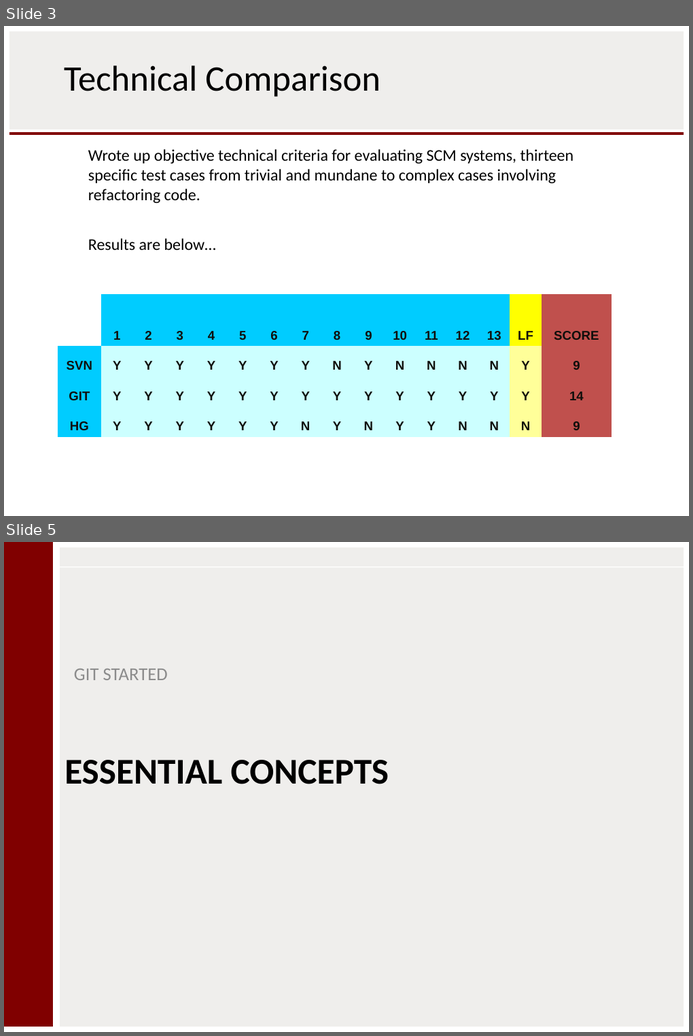
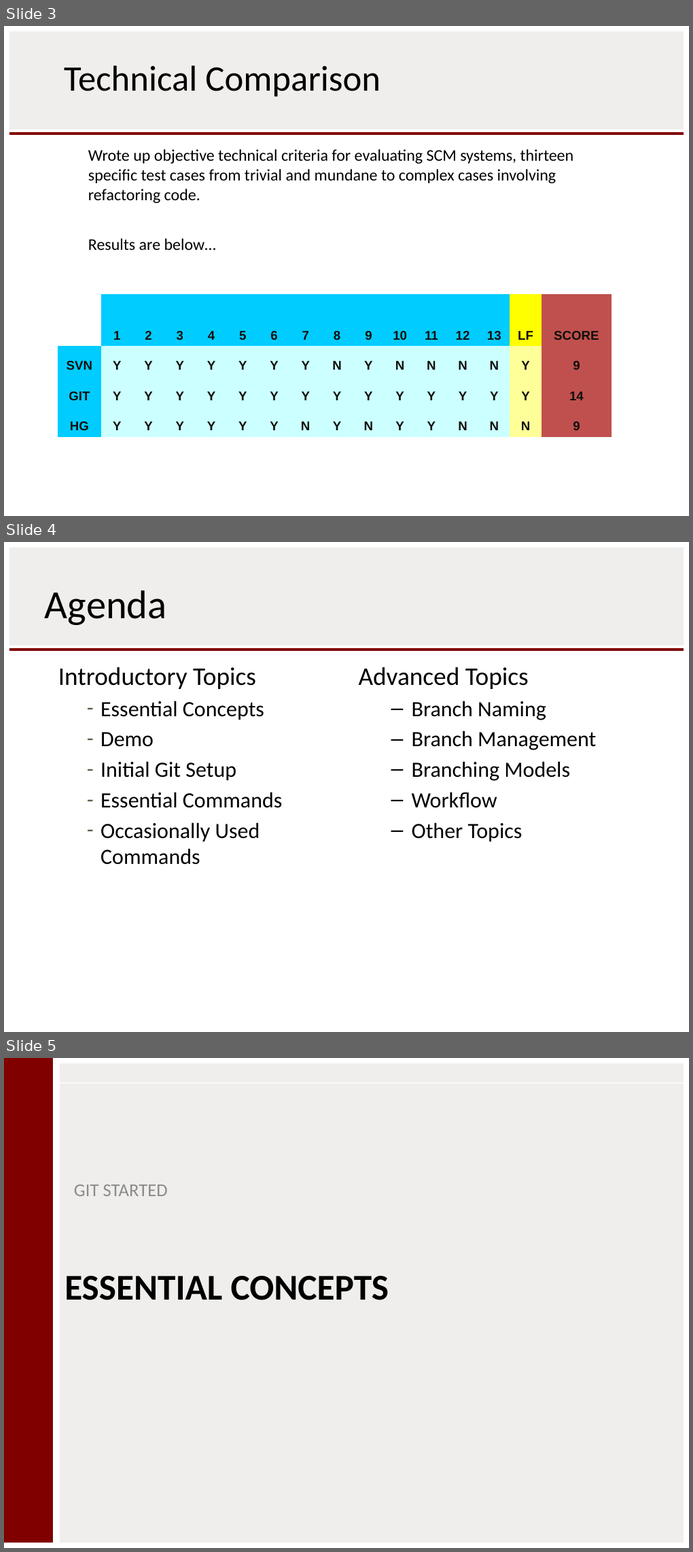
Before and after one commit to rbuck/git-started, a slide deck: docs/training/presentation/gitintro.pptx. Shown one above the other, each under a label of ours: slides 3 and 5 before the commit, slides 3, 4 and 5 after it; the slides between them are not shown. The pictures are 693x1036 and 693x1552 pixels, drawn with LibreOffice and Linux fonts; fonts in the diff are those of the drawing. Boxes give left, top, right and bottom in pixels: in the first picture for what was removed or moved away, otherwise in the second. Text is boxed around its words. In the diff, an @@ line names an element or a change of style, - is before the commit and + after.

Commit message:
Restructure presentation and format example commands.

```diff
--- a/docs/training/presentation/gitintro.pptx
+++ b/docs/training/presentation/gitintro.pptx
@@ slide 4 added at (x1=4, y1=542, x2=689, y2=1032), background #FFFFFF; not listed: 2 template elements that a slide beside it also shows @@
@@ title added at (x1=45, y1=590, x2=167, y2=625), 44 pt, text #000000 @@
+Agenda
@@ text added at (x1=58, y1=667, x2=282, y2=864), 24 pt, text #000000 @@
+  Introductory Topics
+    – Essential Concepts
+    – Demo
+    – Initial Git Setup
+    – Essential Commands
+    – Occasionally Used Commands
@@ text added at (x1=359, y1=667, x2=596, y2=841), 24 pt, text #000000 @@
+Advanced Topics
+  – Branch Naming
+  – Branch Management
+  – Branching Models
+  – Workflow
+  – Other Topics
```
Also in this commit, not shown: 28 slides changed, 1 slide removed.
